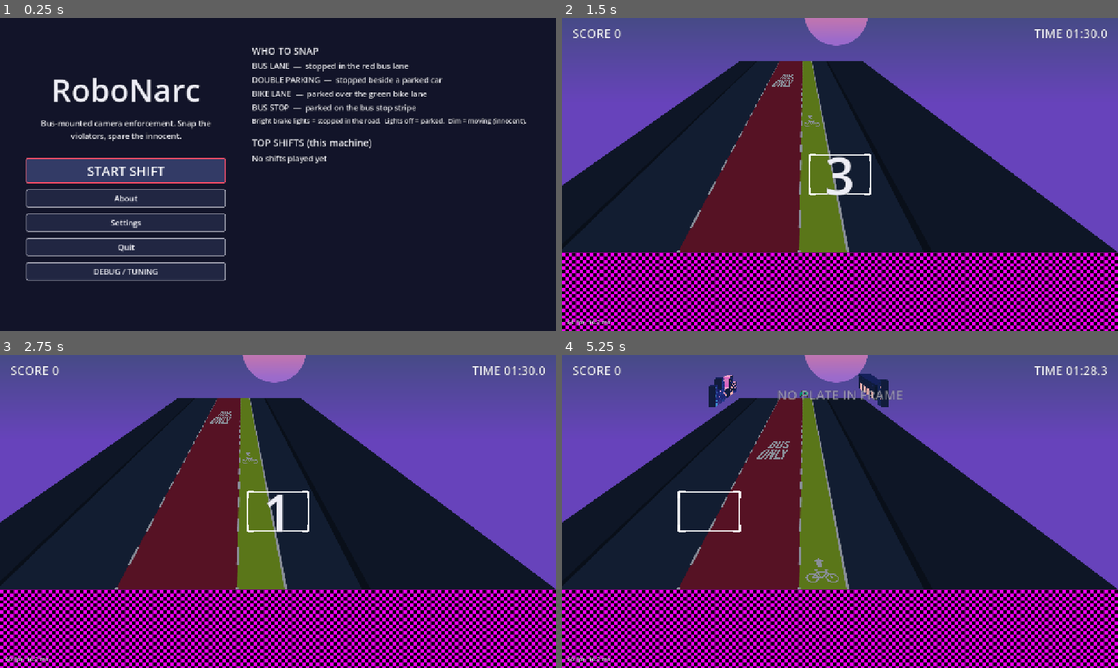
Above: before the commit, frames 1-4 (two rows, left to right).
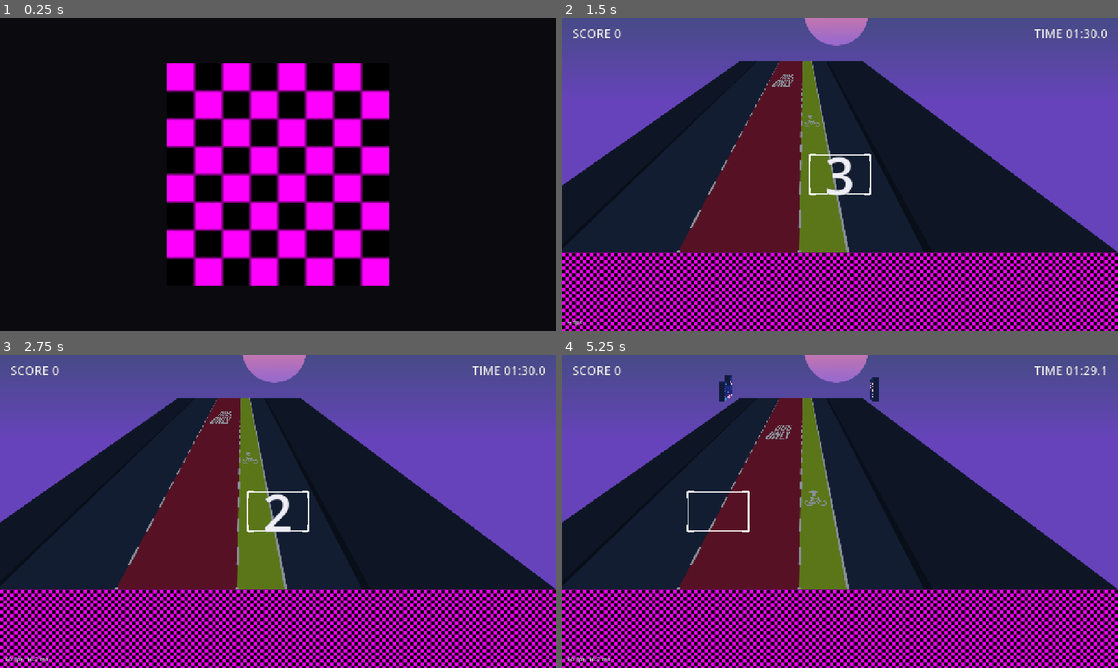
Above: after the commit, the same moments.

Repository: tkforgeworks/robo-narc
Game: Godot game, scene res://scenes/core/main.tscn
Same seed, same stepped clock (60 frames per second), same inputs: the game is played once before the commit and once after it.
Inputs (mouse positions are in pixels of both pictures, inside the frame that each line leads up to):
- Up to frame 1 (0.25 s): no input
- Up to frame 2 (1.5 s): click (689, 171) at 0.5 s, where only the run before the commit has a clickable "START SHIFT"; tap Enter at 1.25 s; move the mouse to (962, 158) at 1.27 s; hold D (move_right) from 1.28 s (still down); hold Space (capture) from 1.28 s (still down); click (962, 158) at 1.42 s
- Up to frame 3 (2.75 s): release D (move_right) at 2 s; release Space (capture) at 2 s; drag from (166, 527) to (278, 511) at 2.02 s
- Up to frame 4 (5.25 s): move the mouse to (895, 442) at 2.77 s; hold D (move_right) 2.78-3.5 s; tap Alt at 2.85 s; drag from (812, 574) to (673, 464) at 3.52 s; move the mouse to (1006, 558) at 4.27 s; hold A (move_left) 4.28-5 s; hold Space (capture) 4.28-5 s; drag from (673, 464) to (756, 433) at 5.02 s

The runs differ from the first frame. In frame 1, 100% of the frame differs, in the area x 0-100%, y 0-100%; in frame 2, less than 0.1%; in frame 3, 0.3%; in frame 4, 1.6%.

Commit message:
feat: studio splash screen and clickable links on the About screen
SplashScreen (core) shows assets/ui/logo.png (placeholder until provided)
for a skippable hold before Main's first_game_screen. LinkText (core) is a
RichTextLabel that opens [url] tags in the system browser; the About screen
gains a links block edited as BBCode in the scene.

Co-Authored-By: Claude Fable 5.1 <noreply@anthropic.com>

Diff:
--- a/scenes/core/main.tscn
+++ b/scenes/core/main.tscn
@@ -9,10 +9,12 @@
 [ext_resource type="Script" uid="uid://lcqhay7fnsa8" path="res://src/core/app/letterbox.gd" id="7_letterbox"]
 [ext_resource type="PackedScene" path="res://scenes/core/touch_controls.tscn" id="8_touch"]
 [ext_resource type="Script" uid="uid://chy73kcyook8y" path="res://src/core/app/music_player.gd" id="9_music"]
+[ext_resource type="PackedScene" path="res://scenes/core/splash_screen.tscn" id="10_splash"]
 
 [node name="Main" type="Node" unique_id=909877687]
 script = ExtResource("1_main")
-initial_screen = ExtResource("6_title")
+initial_screen = ExtResource("10_splash")
+first_game_screen = ExtResource("6_title")
 
 [node name="ScreenHost" type="Node" parent="." unique_id=1945253801]
 script = ExtResource("2_host")
--- /dev/null
+++ b/scenes/core/splash_screen.tscn
@@ -0,0 +1,38 @@
+[gd_scene load_steps=2 format=3]
+
+[ext_resource type="Script" path="res://src/core/app/splash_screen.gd" id="1_splash"]
+
+[node name="SplashScreen" type="Control"]
+layout_mode = 3
+anchors_preset = 15
+anchor_right = 1.0
+anchor_bottom = 1.0
+grow_horizontal = 2
+grow_vertical = 2
+script = ExtResource("1_splash")
+
+[node name="Background" type="ColorRect" parent="."]
+layout_mode = 1
+anchors_preset = 15
+anchor_right = 1.0
+anchor_bottom = 1.0
+grow_horizontal = 2
+grow_vertical = 2
+color = Color(0.04, 0.04, 0.06, 1)
+
+[node name="Logo" type="TextureRect" parent="."]
+unique_name_in_owner = true
+layout_mode = 1
+anchors_preset = 8
+anchor_left = 0.5
+anchor_top = 0.5
+anchor_right = 0.5
+anchor_bottom = 0.5
+offset_left = -256.0
+offset_top = -256.0
+offset_right = 256.0
+offset_bottom = 256.0
+grow_horizontal = 2
+grow_vertical = 2
+expand_mode = 1
+stretch_mode = 5
--- a/scenes/screens/about_screen.tscn
+++ b/scenes/screens/about_screen.tscn
@@ -1,6 +1,7 @@
-[gd_scene load_steps=2 format=3]
+[gd_scene load_steps=3 format=3]
 
 [ext_resource type="Script" path="res://src/screens/about_screen.gd" id="1_about"]
+[ext_resource type="Script" path="res://src/core/ui/link_text.gd" id="2_links"]
 
 [node name="AboutScreen" type="Control"]
 layout_mode = 3
@@ -57,6 +58,16 @@
 text = "..."
 autowrap_mode = 3
 
+[node name="Links" type="RichTextLabel" parent="Column"]
+unique_name_in_owner = true
+layout_mode = 2
+theme_override_font_sizes/normal_font_size = 18
+bbcode_enabled = true
+text = "[center][url=https://github.com/tkforgeworks/robo-narc/issues/new]Report a bug[/url]   ·   [url=https://github.com/tkforgeworks/robo-narc]Source on GitHub[/url][/center]"
+fit_content = true
+scroll_active = false
+script = ExtResource("2_links")
+
 [node name="BackButton" type="Button" parent="Column"]
 unique_name_in_owner = true
 layout_mode = 2
--- a/src/core/app/main.gd
+++ b/src/core/app/main.gd
@@ -9,6 +9,8 @@
 const DEBUG_MENU_SCENE: PackedScene = preload("res://scenes/core/debug_menu.tscn")
 
 @export var initial_screen: PackedScene
+## Handed to a SplashScreen initial screen as its `next_screen`.
+@export var first_game_screen: PackedScene
 
 var settings: SettingsStore
 var debug_menu: DebugMenu = null
@@ -37,6 +39,8 @@
 		DebugLog.error(TAG, "no initial_screen set on main.tscn")
 		return
 	screen_host.show_screen(initial_screen)
+	if screen_host.current is SplashScreen and first_game_screen != null:
+		(screen_host.current as SplashScreen).next_screen = first_game_screen
 	PlaceholderTexture.report.call_deferred()
 
 
--- /dev/null
+++ b/src/core/app/splash_screen.gd
@@ -0,0 +1,46 @@
+class_name SplashScreen
+extends Control
+## Studio logo card shown before the first game screen. Holds for `hold_sec`
+## or until any input, then navigates to `next_screen`. The logo comes from
+## `logo_path` and falls back to the checkerboard placeholder (logged) so the
+## template runs before any branding exists.
+
+signal navigation_requested(scene: PackedScene, payload: Variant)
+
+@export var next_screen: PackedScene
+@export var logo_path: String = "res://assets/ui/logo.png"
+@export_range(0.5, 10.0, 0.5) var hold_sec: float = 2.0
+@export var skippable: bool = true
+
+var _time_left: float = 0.0
+var _done: bool = false
+
+@onready var _logo: TextureRect = %Logo
+
+
+func _ready() -> void:
+	if ResourceLoader.exists(logo_path):
+		_logo.texture = load(logo_path)
+	else:
+		_logo.texture = PlaceholderTexture.register_use("studio logo")
+	_time_left = hold_sec
+
+
+func _process(delta: float) -> void:
+	if _done:
+		return
+	_time_left -= delta
+	if _time_left <= 0.0:
+		finish()
+
+
+func _unhandled_input(event: InputEvent) -> void:
+	if skippable and (event.is_pressed() or event is InputEventScreenTouch):
+		finish()
+
+
+func finish() -> void:
+	if _done:
+		return
+	_done = true
+	navigation_requested.emit(next_screen, null)
--- /dev/null
+++ b/src/core/ui/link_text.gd
@@ -0,0 +1,26 @@
+class_name LinkText
+extends RichTextLabel
+## A RichTextLabel whose `[url=https://...]label[/url]` tags open in the
+## system browser (a new tab on web). Write the links as BBCode in the
+## scene's `text` property; nothing else is needed.
+
+signal link_opened(url: String)
+
+## Off in tests so no browser opens.
+@export var open_urls: bool = true
+
+
+func _ready() -> void:
+	bbcode_enabled = true
+	fit_content = true
+	scroll_active = false
+	meta_underlined = true
+	if not meta_clicked.is_connected(_on_meta_clicked):
+		meta_clicked.connect(_on_meta_clicked)
+
+
+func _on_meta_clicked(meta: Variant) -> void:
+	var url := str(meta)
+	if open_urls:
+		OS.shell_open(url)
+	link_opened.emit(url)
--- a/src/screens/about_screen.gd
+++ b/src/screens/about_screen.gd
@@ -1,6 +1,8 @@
 class_name AboutScreen
 extends Control
-## Elevator pitch of the real-world program the game is modeled on (spec FR-021).
+## Elevator pitch of the real-world program the game is modeled on (spec FR-021),
+## plus the links block: edit the BBCode `text` of the Links node in the scene
+## (`[url=https://...]label[/url]`); LinkText opens them in the browser.
 
 signal navigation_requested(scene: PackedScene, payload: Variant)
 
--- /dev/null
+++ b/tests/core/test_link_text.gd
@@ -0,0 +1,13 @@
+extends GutTest
+
+
+func test_url_tags_open_through_meta_clicked() -> void:
+	var text := LinkText.new()
+	text.open_urls = false
+	text.text = "[url=https://example.com/bugs]Report a bug[/url] and [url=https://example.com]home[/url]"
+	add_child_autofree(text)
+	watch_signals(text)
+	assert_true(text.bbcode_enabled)
+	assert_eq(text.get_parsed_text(), "Report a bug and home")
+	text.meta_clicked.emit("https://example.com/bugs")
+	assert_signal_emitted_with_parameters(text, "link_opened", ["https://example.com/bugs"])
--- /dev/null
+++ b/tests/core/test_splash_screen.gd
@@ -0,0 +1,43 @@
+extends GutTest
+
+const SCENE: PackedScene = preload("res://scenes/core/splash_screen.tscn")
+const NEXT: PackedScene = preload("res://tests/core/helpers/fake_screen.tscn")
+
+var _splash: SplashScreen
+
+
+func before_each() -> void:
+	_splash = SCENE.instantiate()
+	_splash.next_screen = NEXT
+	_splash.hold_sec = 0.5
+	add_child_autofree(_splash)
+	watch_signals(_splash)
+
+
+func test_uses_placeholder_until_a_logo_exists() -> void:
+	assert_true(PlaceholderTexture.uses().has("studio logo"))
+	assert_not_null((_splash.get_node("%Logo") as TextureRect).texture)
+
+
+func test_navigates_after_the_hold() -> void:
+	_splash._process(0.3)
+	assert_signal_not_emitted(_splash, "navigation_requested")
+	_splash._process(0.3)
+	assert_signal_emitted_with_parameters(_splash, "navigation_requested", [NEXT, null])
+	_splash._process(1.0)
+	assert_signal_emit_count(_splash, "navigation_requested", 1, "only once")
+
+
+func test_any_input_skips_when_skippable() -> void:
+	var key := InputEventKey.new()
+	key.pressed = true
+	_splash._unhandled_input(key)
+	assert_signal_emitted(_splash, "navigation_requested")
+
+
+func test_not_skippable_waits_for_the_hold() -> void:
+	_splash.skippable = false
+	var key := InputEventKey.new()
+	key.pressed = true
+	_splash._unhandled_input(key)
+	assert_signal_not_emitted(_splash, "navigation_requested")
Not shown, added: src/core/app/splash_screen.gd.uid
Not shown, added: src/core/ui/link_text.gd.uid
Not shown, added: tests/core/test_link_text.gd.uid
Not shown, added: tests/core/test_splash_screen.gd.uid
Not shown, changed: docs/template-extraction.md
Not shown, changed: specs/001-robonarc-game/checklists/missing-art.md
